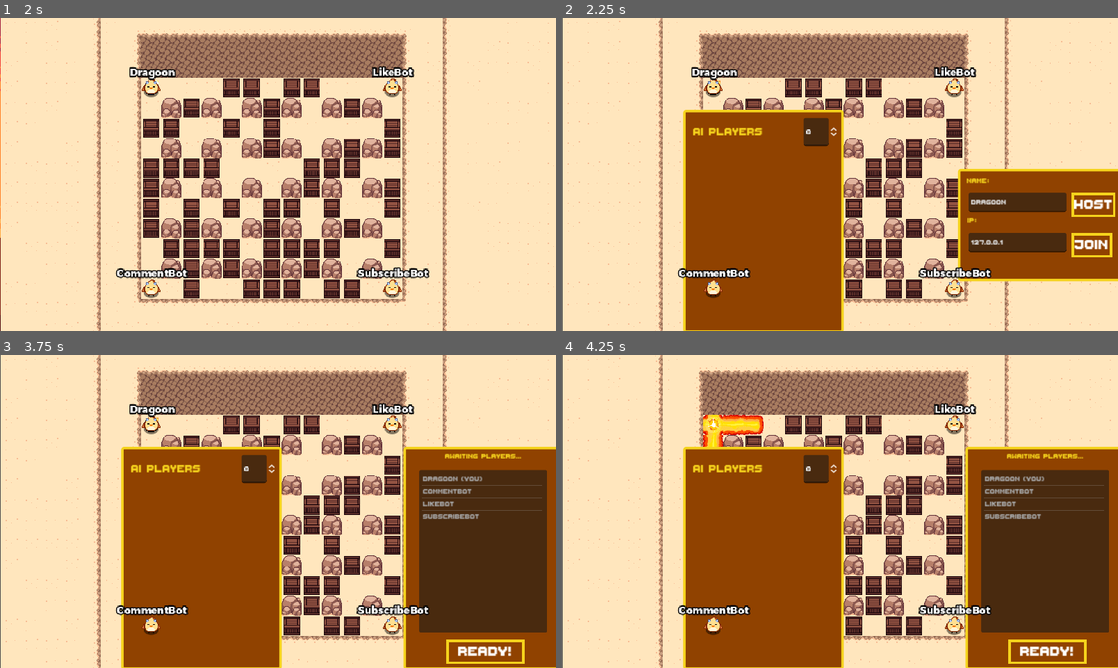
Above: before the commit, frames 1-4 (two rows, left to right).
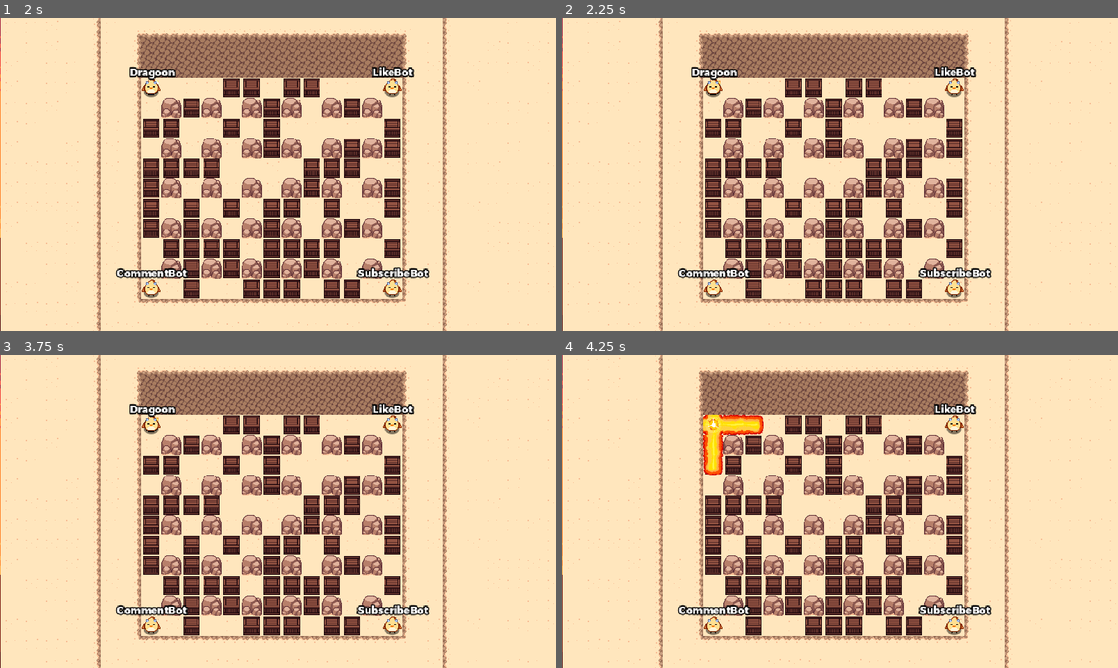
Above: after the commit, the same moments.

Repository: Dragoon-Project-Squad/bomberbird
Game: Godot game, scene res://scenes/main_menu.tscn
Same seed, same stepped clock (60 frames per second), same inputs: the game is played once before the commit and once after it. Sound files missing from this copy of the repository are replaced by a short silence.
Inputs (mouse positions are in pixels of both pictures, inside the frame that each line leads up to):
- Up to frame 1 (2 s): click "Single Player" at 0.5 s; click "Single Player" at 1.25 s
- Up to frame 2 (2.25 s): click "Multiplayer" at 2 s
- Up to frame 3 (3.75 s): click (483, 608) at 2.75 s, where only the run after the commit has a clickable "Options"; click (533, 542) at 3.5 s, where only the run before the commit has a clickable "Host"
- Up to frame 4 (4.25 s): no input

Frame 1 is identical in both runs. In frame 2, 30% of the frame differs, in the area x 0-100%, y 0-100%; in frame 3, 40%; in frame 4, 40%.

Commit message:
blocked menu interactions during gameplay

Diff:
--- a/scripts/main_menu.gd
+++ b/scripts/main_menu.gd
@@ -12,8 +12,12 @@
 
 
 func _on_multiplayer_pressed() -> void:
-	get_tree().change_scene_to_file("res://scenes/lobby.tscn")
+	#if a game is already running do not allow to open lobby
+	if !has_node("/root/World"):
+		get_tree().change_scene_to_file("res://scenes/lobby.tscn")
 
 
 func _on_options_pressed() -> void:
-	get_tree().change_scene_to_file("res://scenes/options.tscn")
+	#if a game is already running do not allow to open menu
+	if !has_node("/root/World"):
+		get_tree().change_scene_to_file("res://scenes/options.tscn")
